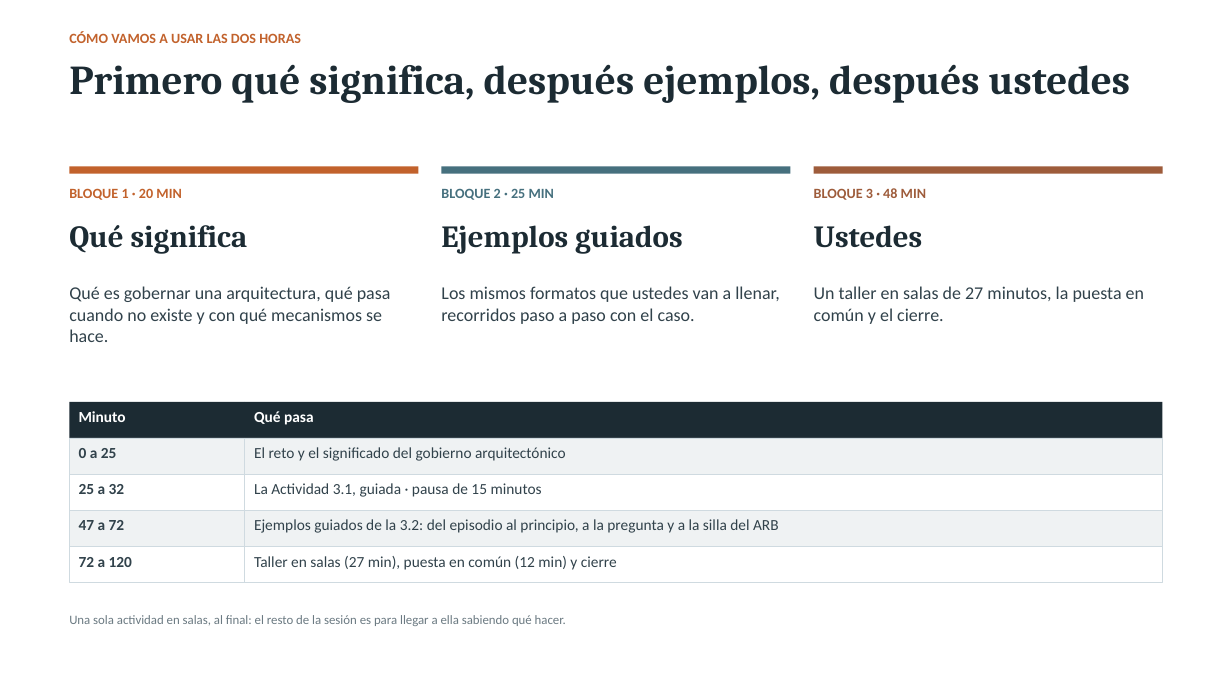
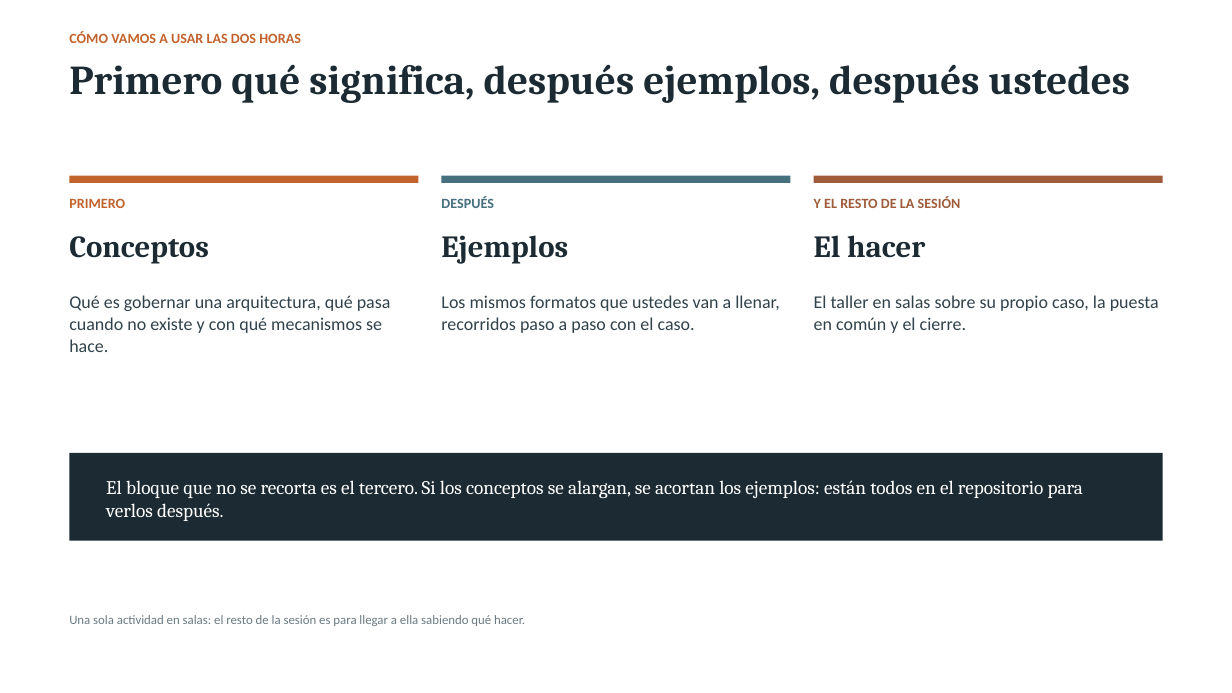
Before and after one commit to CesarAVegaF312/AREM-S3_Gobierno_y_Control, a slide deck: slide 3 of fuentes/AREM_S3_Deck_Reto_U3_sin_notas.pptx. Drawn at 1232x693 pixels with LibreOffice and Linux fonts; fonts in the diff are those of the drawing. Boxes give left, top, right and bottom in pixels: in the first picture for what was removed or moved away, otherwise in the second. Text is boxed around its words. In the diff, an @@ line names an element or a change of style, - is before the commit and + after.

Commit message:
Fuera el cronograma: la sesion queda en tres bloques
Conceptos, ejemplos y el hacer. Se quitan los minutos de la diapositiva de
ruta, del taller y de la puesta en comun; las notas del docente pierden la
marca de reloj y el enunciado del taller pasa de minuto a minuto a cuatro
pasos numerados, con una nota de que recortar si el tiempo aprieta.

En la presentacion web desaparecen el reloj de sesion y los minutos del
indice; el cronometro del taller se queda, ajustable en tramos de cinco
minutos, porque el docente decide en el momento cuanto tiempo le queda.

```diff
--- a/fuentes/AREM_S3_Deck_Reto_U3_sin_notas.pptx
+++ b/fuentes/AREM_S3_Deck_Reto_U3_sin_notas.pptx
@@ 3 rectangles, 2 texts: place and size @@
-3 rectangles, 2 texts at <box>69,166,1164,342</box>
+3 rectangles, 2 texts at <box>69,176,1164,352</box>
@@ text at <box>69,198,125,208</box>: text changed @@
-BLOQUE 1 · 20 MIN
+PRIMERO
@@ text at <box>441,196,494,208</box>: text changed @@
-BLOQUE 2 · 25 MIN
+DESPUÉS
@@ text at <box>814,196,961,208</box>: text changed @@
-BLOQUE 3 · 48 MIN
+Y EL RESTO DE LA SESIÓN
@@ text at <box>69,236,209,264</box>: text changed @@
-Qué significa
+Conceptos
@@ text at <box>441,235,568,264</box>: text changed @@
-Ejemplos guiados
+Ejemplos
@@ text at <box>814,235,925,258</box>: text changed @@
-Ustedes
+El hacer
@@ text at <box>814,295,1159,333</box>: text changed @@
-Un taller en salas de 27 minutos, la puesta en común y el cierre.
+El taller en salas sobre su propio caso, la puesta en común y el cierre.
@@ text removed at <box>79,411,126,422</box> @@
-Minuto
@@ rectangle removed at <box>245,402,1163,438</box> @@
@@ text removed at <box>254,411,314,425</box> @@
-Qué pasa
@@ rectangle removed at <box>69,438,245,474</box> @@
@@ text removed at <box>79,448,117,458</box> @@
-0 a 25
@@ rectangle removed at <box>245,438,1163,474</box> @@
@@ text removed at <box>254,447,566,461</box> @@
-El reto y el significado del gobierno arquitectónico
@@ rectangle: place and size @@
-rectangle at <box>69,402,245,438</box>
+rectangle at <box>69,453,1163,541</box>
@@ rectangle removed at <box>69,474,245,510</box> @@
@@ rectangle removed at <box>245,474,1163,510</box> @@
@@ text removed at <box>79,484,125,494</box> @@
-25 a 32
@@ text added at <box>106,480,1083,521</box>, 15 pt, text #FFFFFF @@
+El bloque que no se recorta es el tercero. Si los conceptos se alargan, se acortan los ejemplos: están todos en el repositorio para verlos después.
@@ text removed at <box>254,483,542,497</box> @@
-La Actividad 3.1, guiada · pausa de 15 minutos
@@ rectangle removed at <box>69,510,245,546</box> @@
@@ text removed at <box>79,520,125,530</box> @@
-47 a 72
@@ rectangle removed at <box>245,510,1163,546</box> @@
@@ text removed at <box>254,519,779,533</box> @@
-Ejemplos guiados de la 3.2: del episodio al principio, a la pregunta y a la silla del ARB
@@ rectangle removed at <box>69,546,245,582</box> @@
@@ text removed at <box>79,557,132,567</box> @@
-72 a 120
@@ rectangle removed at <box>245,546,1163,582</box> @@
@@ text removed at <box>254,556,617,570</box> @@
-Taller en salas (27 min), puesta en común (12 min) y cierre
@@ text at <box>69,615,525,626</box>: text changed @@
-Una sola actividad en salas, al final: el resto de la sesión es para llegar a ella sabiendo qué hacer.
+Una sola actividad en salas: el resto de la sesión es para llegar a ella sabiendo qué hacer.
```
Also in this commit, not shown: 3 other slides changed, 15 other files.
